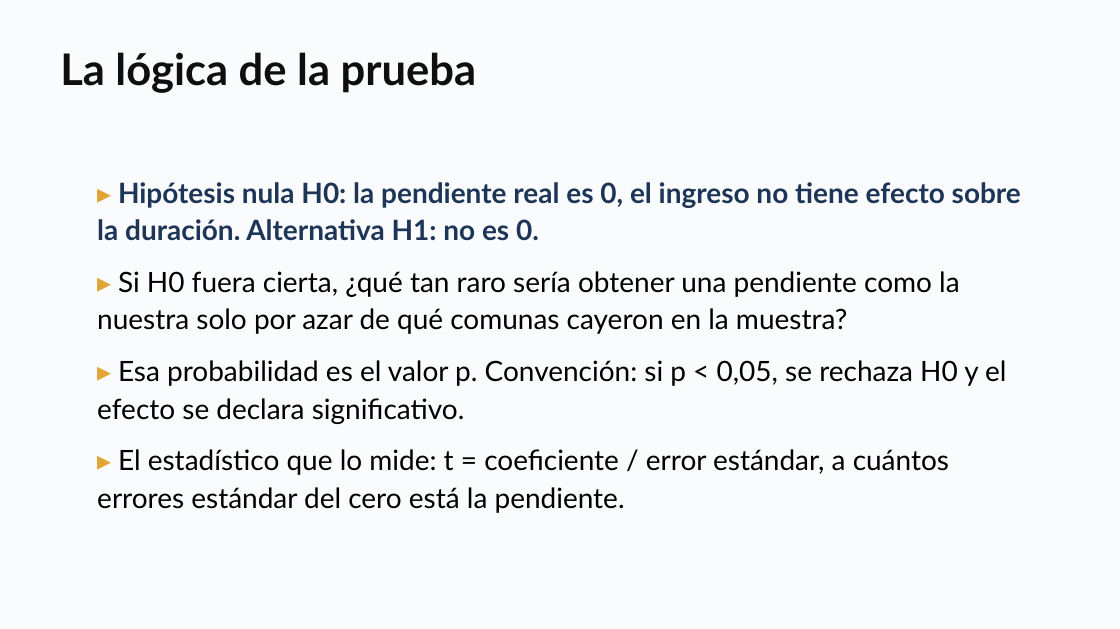
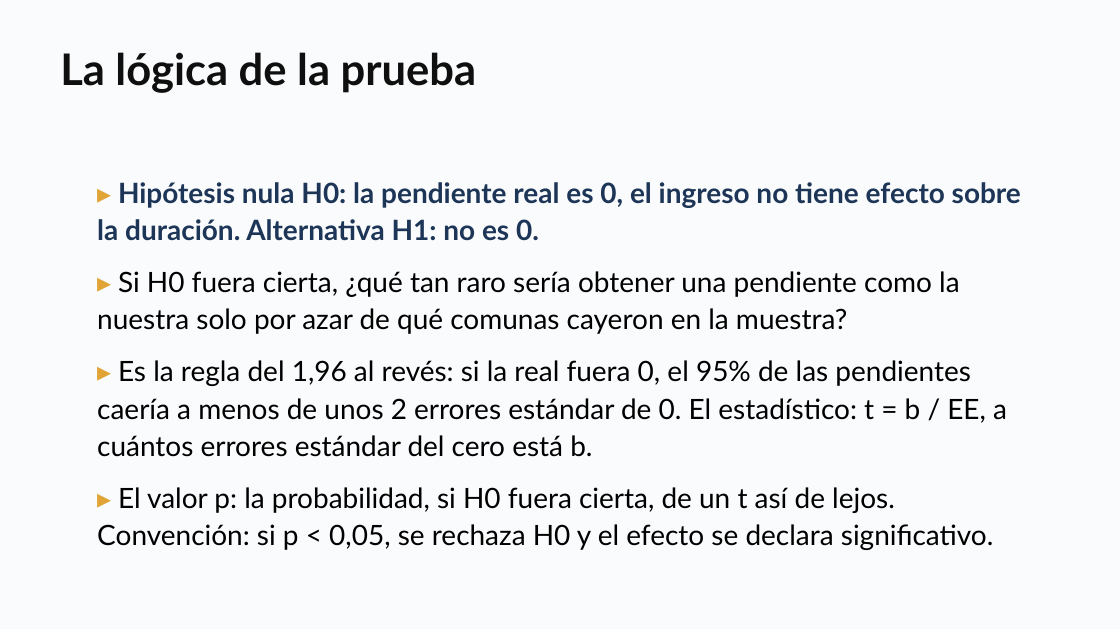
Before and after one commit to daniopitz/diplomado-cdd, a slide deck: slide 27 of presentaciones/clase05_probabilidad_inferencia.pptx (slide 22 before the commit). Drawn at 1120x629 pixels with LibreOffice and Linux fonts; fonts in the diff are those of the drawing. Boxes give left, top, right and bottom in pixels: in the first picture for what was removed or moved away, otherwise in the second. Text is boxed around its words. In the diff, an @@ line names an element or a change of style, - is before the commit and + after.

```diff
--- a/presentaciones/clase05_probabilidad_inferencia.pptx
+++ b/presentaciones/clase05_probabilidad_inferencia.pptx
@@ text at [97, 360, 1007, 550]: text changed @@
-▸ Esa probabilidad es el valor p. Convención: si p < 0,05, se rechaza H0 y el efecto se declara significativo.
-▸ El estadístico que lo mide: t = coeficiente / error estándar, a cuántos errores estándar del cero está la pendiente.
+▸ Es la regla del 1,96 al revés: si la real fuera 0, el 95% de las pendientes caería a menos de unos 2 errores estándar de 0. El estadístico: t = b / EE, a cuántos errores estándar del cero está b.
+▸ El valor p: la probabilidad, si H0 fuera cierta, de un t así de lejos. Convención: si p < 0,05, se rechaza H0 y el efecto se declara significativo.
```
Also in this commit, not shown: 14 other slides changed, 8 slides added, 2 slides removed, 4 other files.
